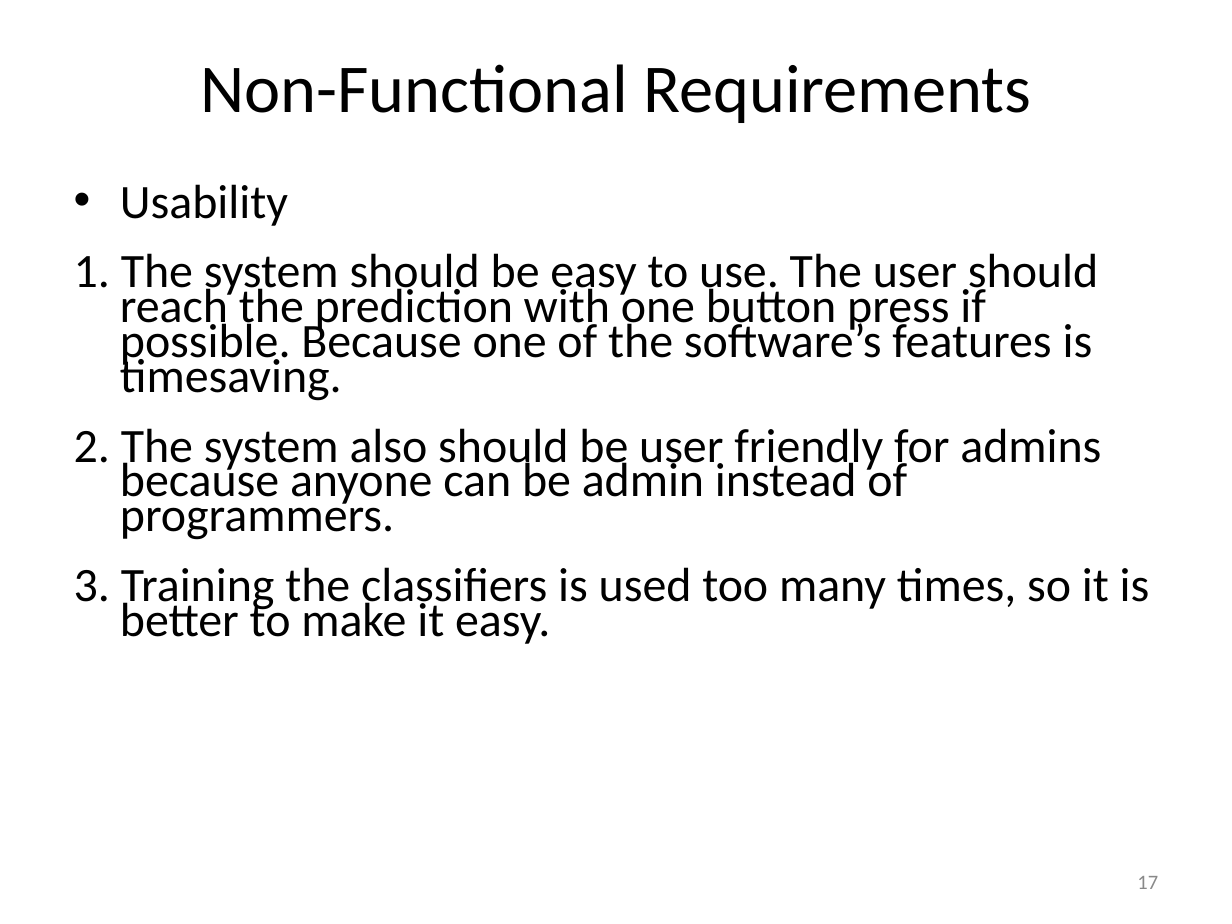
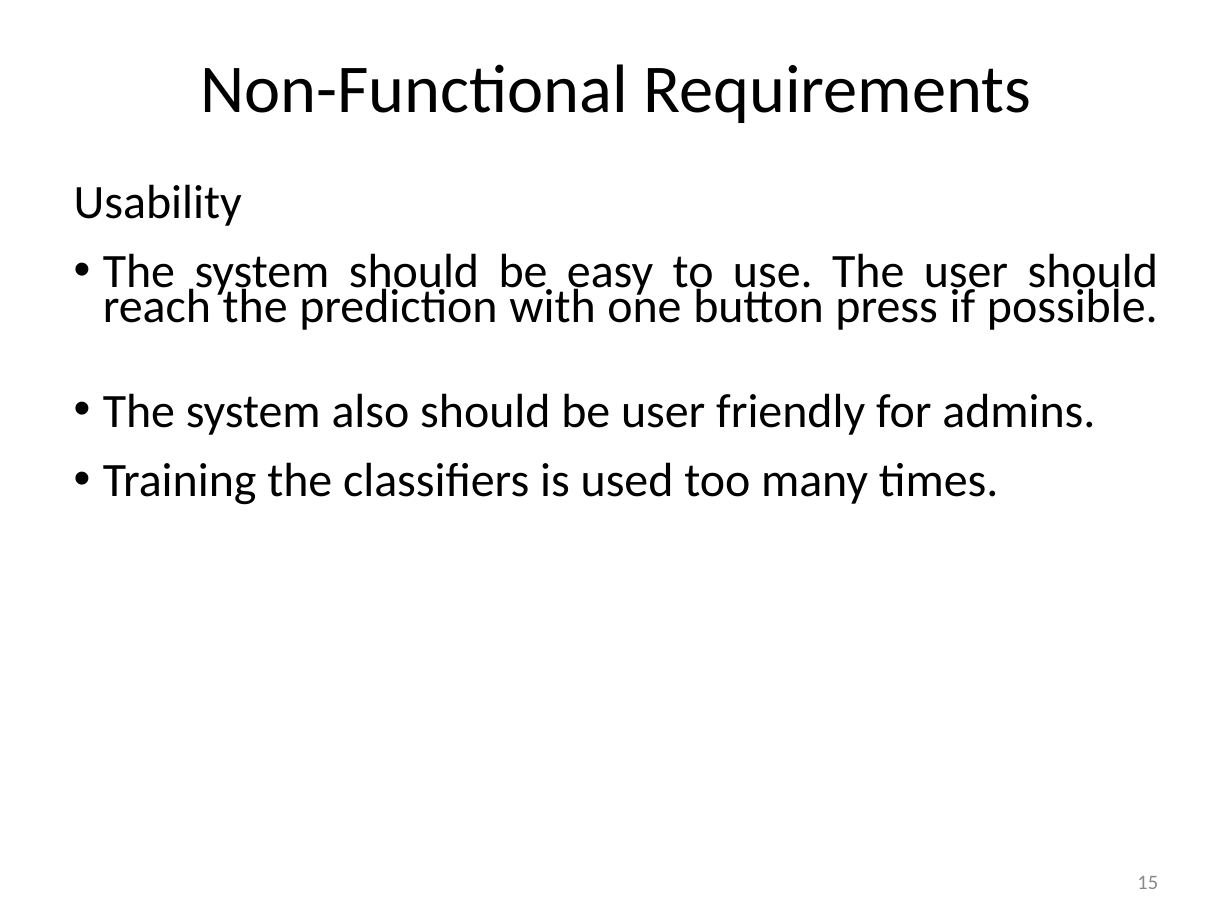
Before and after one commit to harshagarwal2245/Cyberbullying-detection-using-ml, a slide deck: slide 15 of Refrences/Project_Review_Template_III_final.ppt (slide 17 before the commit). Drawn at 1232x924 pixels with LibreOffice and Linux fonts; fonts in the diff are those of the drawing. Boxes give left, top, right and bottom in pixels: in the first picture for what was removed or moved away, otherwise in the second. Text is boxed around its words. In the diff, an @@ line names an element or a change of style, - is before the commit and + after.

```diff
--- a/Refrences/Project_Review_Template_III_final.ppt
+++ b/Refrences/Project_Review_Template_III_final.ppt
@@ text at [74,184,242,226]: bullet • to none @@
@@ text at [103,253,1158,505]: text changed @@
-1. The system should be easy to use. The user should reach the prediction with one button press if possible. Because one of the software’s features is timesaving.
-2. The system also should be user friendly for admins because anyone can be admin instead of programmers.
-3. Training the classifiers is used too many times, so it is better to make it easy.
+• The system should be easy to use. The user should reach the prediction with one button press if possible.
+• The system also should be user friendly for admins.
+• Training the classifiers is used too many times.
@@ page number at [1137,876,1158,889]: text changed @@
-17
+15
```
Also in this commit, not shown: 6 other slides changed, 2 slides removed.
